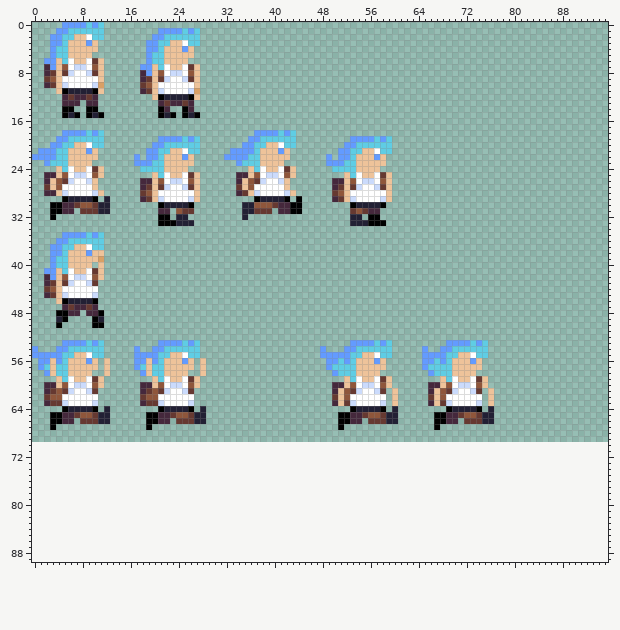
Two states of a pixel-art file, Winter Break Game/Assets/Sprites/Player.aseprite. This is how it looked before the edit.
96x70 pixels, 1 frame. The old version is drawn lined up with the new one, on the new canvas.
After the commit:
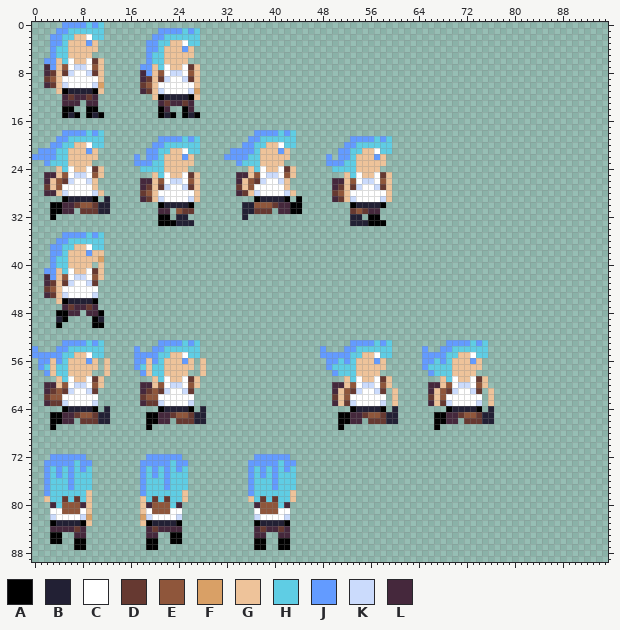
Palette (. is transparent): A #000000  B #222034  C #ffffff  D #663931  E #8f563b  F #d9a066  G #eec39a  H #5fcde4  J #639bff  K #cbdbfc  L #45283c
Changes in this commit:
canvas 96x70 -> 96x90
Changed rows in their new state; - is an unchanged pixel.
first column x 2:
72 -JJJJJJ----------JJJJJJ------------JJJJJJ-
73 JJJJJHJJ--------JJJJJHJJ----------JJJJJHJJ
74 JHJHJHJH--------JHJHJHJH----------JHJHJHJH
75 JHJHJHHH--------JHJHJHHH----------JHJHJHHH
76 JHHHJHHH--------JHHHJHHH----------JHHHJHHH
77 JHHHJHHH--------JHHHJHHH----------JHHHJHHH
78 JHHHHHHG--------JHHHHHHG----------JHHHHHHG
79 GHHDHDHG--------GHDHDHHG----------GHDHDHHG
80 -LHEEELG--------GLEEEHL------------LEEEHL-
81 -CCEEECG--------GCEEECC------------CEEECC-
82 -KCCCCKF--------FKCCCCK------------KCCCCK-
83 -ABBBBAG--------GABBBBA------------ABBBBA-
84 -LLLLDL----------LDLLLL------------LDLLDL-
85 -AA--LL----------LL--AA------------LL--LL-
86 -AA--AA----------AA--AA------------AA--AA-
87 -----AA----------AA----------------AA--AA-
Boxes around the changes in both pictures, in picture pixels (x1, y1, x2, y2):
added: (44, 454, 92, 550)
added: (140, 454, 188, 550)
added: (248, 454, 296, 550)
